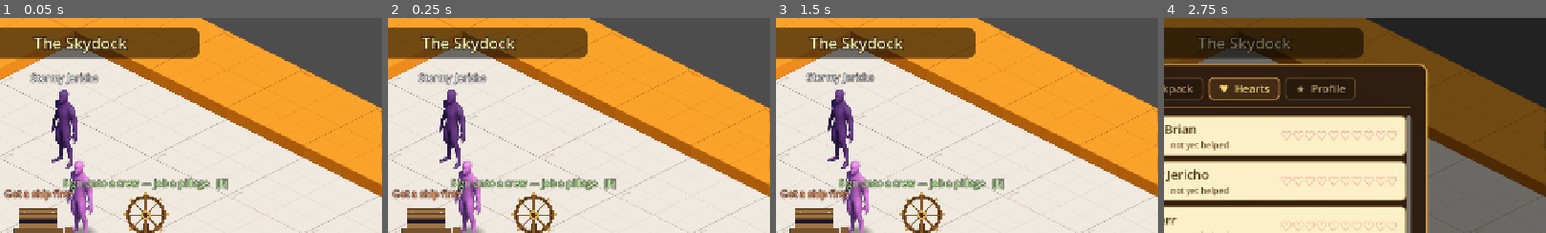
Above: before the commit, frames 1-4 (left to right).
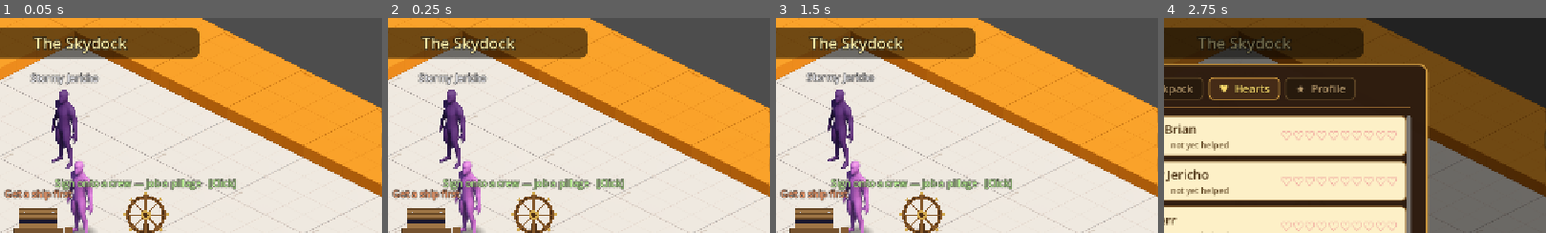
Above: after the commit, the same moments.

Repository: TairoyZone/shivaliva-shanty
Game: Godot game, scene res://levels/skydock_interior/skydock_interior.tscn
The game is run twice, just before and just after one commit, with the same random seed, the same clock (stepped at 60 frames per second) and the same inputs. This scene is started directly instead of the project's main scene.
Inputs:
- Up to frame 1 (0.05 s): no input
- Up to frame 2 (0.25 s): no input
- Up to frame 3 (1.5 s): click "!" at 0.5 s; click "X" at 1.25 s
- Up to frame 4 (2.75 s): click "♥ Hearts" at 2 s
The pictures show only the part of the screen within x 40-90%, y 0-50%; the shares and areas given below are measured in that part.

The runs differ from the first frame. In frame 1, 1.6% of the frame differs, in the area x 14-62%, y 74-80%; in frame 2, 1.6%; in frame 3, 1.6%; in frame 4, nothing differs.

Commit message:
fix(npc): interactable tooltips say [Click] not [E] - the world is click-based now (Troy)
Replaced [E] with [Click] in every standard interactable tooltip: the base Interactable (covers doors + generic props), Puzzle, parlor table, tournament board, ore/wood dropoffs, sky helm, patchworks post, plus the .tscn static texts. E opens the backpack now, so [E] was misleading. The ship-deck station prompt is handled separately (it has an E-vs-panel conflict to resolve).

Co-Authored-By: Claude Opus 4.8 <noreply@anthropic.com>

Diff:
--- a/buildings/forge/ore_dropoff/ore_dropoff.gd
+++ b/buildings/forge/ore_dropoff/ore_dropoff.gd
@@ -7,7 +7,7 @@
 ##
 ## The Forge-side mirror of [WoodDropoff]. Tooltip is state-aware:
 ##   - 0 ore carried → "No ore to deliver"
-##   - N ore carried → "Deliver N ore for X gold   [E]"
+##   - N ore carried → "Deliver N ore for X gold   [Click]"
 @tool
 class_name OreDropoff
 extends Interactable
@@ -69,7 +69,7 @@
 		return
 	var payout : int = int(round(
 		PlayerState.total_ore * PlayerState.ORE_TO_GOLD_RATE))
-	_tooltip.text = "Deliver %d ore for %d gold   [E]" % [PlayerState.total_ore, payout]
+	_tooltip.text = "Deliver %d ore for %d gold   [Click]" % [PlayerState.total_ore, payout]
 	_tooltip.modulate = Color(0.78, 1.0, 0.62, 1.0)
 
 
--- a/buildings/forge/ore_dropoff/ore_dropoff.tscn
+++ b/buildings/forge/ore_dropoff/ore_dropoff.tscn
@@ -42,6 +42,6 @@
 theme_override_colors/font_outline_color = Color(0, 0, 0, 0.9)
 theme_override_constants/outline_size = 4
 theme_override_font_sizes/font_size = 16
-text = "Drop off ore   [E]"
+text = "Drop off ore   [Click]"
 horizontal_alignment = 1
 vertical_alignment = 1
--- a/buildings/forge/weapon_shop/weapon_shop.tscn
+++ b/buildings/forge/weapon_shop/weapon_shop.tscn
@@ -42,6 +42,6 @@
 theme_override_colors/font_outline_color = Color(0, 0, 0, 0.9)
 theme_override_constants/outline_size = 4
 theme_override_font_sizes/font_size = 16
-text = "Buy a weapon   [E]"
+text = "Buy a weapon   [Click]"
 horizontal_alignment = 1
 vertical_alignment = 1
--- a/buildings/skydock/patchworks_post/patchworks_post.gd
+++ b/buildings/skydock/patchworks_post/patchworks_post.gd
@@ -41,10 +41,10 @@
 		return
 	var holes : int = PlayerState.ship_open_holes()
 	if holes <= 0:
-		_tooltip.text = "Mend the Hull — she's sound  [E]"
+		_tooltip.text = "Mend the Hull — she's sound  [Click]"
 		_tooltip.modulate = Color(0.72, 0.95, 0.76, 1.0)
 	else:
-		_tooltip.text = "Mend the Hull — %d hole%s  [E]" % [holes, "" if holes == 1 else "s"]
+		_tooltip.text = "Mend the Hull — %d hole%s  [Click]" % [holes, "" if holes == 1 else "s"]
 		_tooltip.modulate = Color(0.98, 0.78, 0.50, 1.0)
 
 
--- a/buildings/skydock/patchworks_post/patchworks_post.tscn
+++ b/buildings/skydock/patchworks_post/patchworks_post.tscn
@@ -43,6 +43,6 @@
 theme_override_colors/font_outline_color = Color(0, 0, 0, 0.9)
 theme_override_constants/outline_size = 4
 theme_override_font_sizes/font_size = 16
-text = "Mend the Hull   [E]"
+text = "Mend the Hull   [Click]"
 horizontal_alignment = 1
 vertical_alignment = 1
--- a/buildings/skydock/sky_helm/sky_helm.gd
+++ b/buildings/skydock/sky_helm/sky_helm.gd
@@ -46,10 +46,10 @@
 func _refresh_tooltip_text() -> void:
 
 	if not PlayerState.has_ship():
-		_tooltip.text = "Sign onto a crew — job a pillage   [E]"
+		_tooltip.text = "Sign onto a crew — job a pillage   [Click]"
 		_tooltip.modulate = Color(0.78, 1.0, 0.62, 1.0)
 		return
-	_tooltip.text = "Set sail — captain your own voyage   [E]"
+	_tooltip.text = "Set sail — captain your own voyage   [Click]"
 	_tooltip.modulate = Color(0.78, 1.0, 0.62, 1.0)
 
 
--- a/buildings/skydock/sky_helm/sky_helm.tscn
+++ b/buildings/skydock/sky_helm/sky_helm.tscn
@@ -42,6 +42,6 @@
 theme_override_colors/font_outline_color = Color(0, 0, 0, 0.9)
 theme_override_constants/outline_size = 4
 theme_override_font_sizes/font_size = 16
-text = "Set sail   [E]"
+text = "Set sail   [Click]"
 horizontal_alignment = 1
 vertical_alignment = 1
--- a/buildings/tournament_board/tournament_board.gd
+++ b/buildings/tournament_board/tournament_board.gd
@@ -48,7 +48,7 @@
 	marker_label = "A Gem Drop tournament is on!" if _in_session else "Tournament board"
 	var tip : Label = get_node_or_null("Tooltip") as Label
 	if tip != null:
-		tip.text = "%s   [E]" % marker_label
+		tip.text = "%s   [Click]" % marker_label
 
 
 func _exit_tree() -> void:
--- a/buildings/tournament_board/tournament_board.tscn
+++ b/buildings/tournament_board/tournament_board.tscn
@@ -42,6 +42,6 @@
 theme_override_colors/font_outline_color = Color(0, 0, 0, 0.9)
 theme_override_constants/outline_size = 4
 theme_override_font_sizes/font_size = 16
-text = "Tournament board   [E]"
+text = "Tournament board   [Click]"
 horizontal_alignment = 1
 vertical_alignment = 1
--- a/buildings/workshop/hiring_board/hiring_board.tscn
+++ b/buildings/workshop/hiring_board/hiring_board.tscn
@@ -42,6 +42,6 @@
 theme_override_colors/font_outline_color = Color(0, 0, 0, 0.9)
 theme_override_constants/outline_size = 4
 theme_override_font_sizes/font_size = 16
-text = "Read the hiring board   [E]"
+text = "Read the hiring board   [Click]"
 horizontal_alignment = 1
 vertical_alignment = 1
--- a/buildings/workshop/ship_shop/ship_shop.tscn
+++ b/buildings/workshop/ship_shop/ship_shop.tscn
@@ -42,6 +42,6 @@
 theme_override_colors/font_outline_color = Color(0, 0, 0, 0.9)
 theme_override_constants/outline_size = 4
 theme_override_font_sizes/font_size = 16
-text = "Order a ship   [E]"
+text = "Order a ship   [Click]"
 horizontal_alignment = 1
 vertical_alignment = 1
--- a/buildings/workshop/wood_dropoff/wood_dropoff.gd
+++ b/buildings/workshop/wood_dropoff/wood_dropoff.gd
@@ -9,7 +9,7 @@
 ##
 ## Tooltip is state-aware:
 ##   - 0 wood carried → "No wood to deliver"
-##   - N wood carried → "Deliver N wood for X gold   [E]"
+##   - N wood carried → "Deliver N wood for X gold   [Click]"
 @tool
 class_name WoodDropoff
 extends Interactable
@@ -74,7 +74,7 @@
 		return
 	var payout : int = int(round(
 		PlayerState.total_wood * PlayerState.WOOD_TO_GOLD_RATE))
-	_tooltip.text = "Deliver %d wood for %d gold   [E]" % [
+	_tooltip.text = "Deliver %d wood for %d gold   [Click]" % [
 		PlayerState.total_wood, payout]
 	_tooltip.modulate = Color(0.78, 1.0, 0.62, 1.0)
 
--- a/buildings/workshop/wood_dropoff/wood_dropoff.tscn
+++ b/buildings/workshop/wood_dropoff/wood_dropoff.tscn
@@ -42,6 +42,6 @@
 theme_override_colors/font_outline_color = Color(0, 0, 0, 0.9)
 theme_override_constants/outline_size = 4
 theme_override_font_sizes/font_size = 16
-text = "Drop off wood   [E]"
+text = "Drop off wood   [Click]"
 horizontal_alignment = 1
 vertical_alignment = 1
--- a/components/interactable/interactable.gd
+++ b/components/interactable/interactable.gd
@@ -46,7 +46,7 @@
 	if Engine.is_editor_hint():
 		return
 	if value:
-		_tooltip.text = "%s   [E]" % marker_label
+		_tooltip.text = "%s   [Click]" % marker_label
 	_tooltip.visible = value
 
 
--- a/components/parlor_table/parlor_table.gd
+++ b/components/parlor_table/parlor_table.gd
@@ -130,7 +130,7 @@
 	if _tooltip == null:
 		return
 	var label : String = marker_label if not marker_label.is_empty() else _game_name()
-	_tooltip.text = "%s   [E]" % label
+	_tooltip.text = "%s   [Click]" % label
 	_tooltip.modulate = Color(0.98, 0.92, 0.55, 1.0)
 
 
--- a/components/puzzle/puzzle.gd
+++ b/components/puzzle/puzzle.gd
@@ -74,11 +74,11 @@
 func _refresh_tooltip_text() -> void:
 
 	if play_cost <= 0:
-		_tooltip.text = "%s   [E]" % marker_label
+		_tooltip.text = "%s   [Click]" % marker_label
 		_tooltip.modulate = Color(0.98, 0.92, 0.55, 1.0)
 		return
 	if PlayerState.total_coins >= play_cost:
-		_tooltip.text = "%d gold to play   [E]" % play_cost
+		_tooltip.text = "%d gold to play   [Click]" % play_cost
 		_tooltip.modulate = Color(0.98, 0.92, 0.55, 1.0)
 	else:
 		_tooltip.text = "Need %d gold" % play_cost
--- a/puzzles/gem_drop/table/table.tscn
+++ b/puzzles/gem_drop/table/table.tscn
@@ -44,6 +44,6 @@
 theme_override_colors/font_outline_color = Color(0, 0, 0, 0.9)
 theme_override_constants/outline_size = 4
 theme_override_font_sizes/font_size = 16
-text = "5 gold to play   [E]"
+text = "5 gold to play   [Click]"
 horizontal_alignment = 1
 vertical_alignment = 1
--- a/puzzles/lumberjacking/station/station.tscn
+++ b/puzzles/lumberjacking/station/station.tscn
@@ -43,6 +43,6 @@
 theme_override_colors/font_outline_color = Color(0, 0, 0, 0.9)
 theme_override_constants/outline_size = 4
 theme_override_font_sizes/font_size = 16
-text = "Chop wood   [E]"
+text = "Chop wood   [Click]"
 horizontal_alignment = 1
 vertical_alignment = 1
--- a/puzzles/skirmish/skirmish_sign/skirmish_sign.tscn
+++ b/puzzles/skirmish/skirmish_sign/skirmish_sign.tscn
@@ -43,6 +43,6 @@
 theme_override_colors/font_outline_color = Color(0, 0, 0, 0.9)
 theme_override_constants/outline_size = 4
 theme_override_font_sizes/font_size = 16
-text = "Spar  —  Skirmish   [E]"
+text = "Spar  —  Skirmish   [Click]"
 horizontal_alignment = 1
 vertical_alignment = 1
